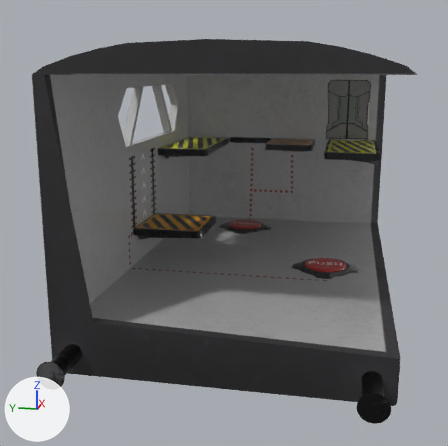
One commit to the OBJ model res/models/Levels/1/1level.obj: the scene before it, then after it.
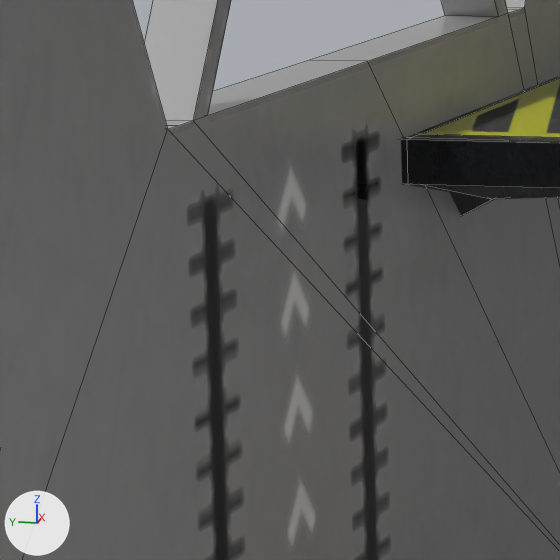
The first picture shows the older version from a 50 mm camera at (-15.63, -3.53, 5.43) aimed at (1.17, -0.18, 1.23). The close-ups show both versions on the part from 23% to 40% of the width and 29% to 46% of the height of that picture. The lights are fixed; the arrows at lower left show +X, +Y and +Z. The close-ups show mesh edges as thin lines. Where no turn or scale is listed for an object, it has been applied to the vertices.

The first close-up shows 'S_corner_platform', 'W_back_wall'.
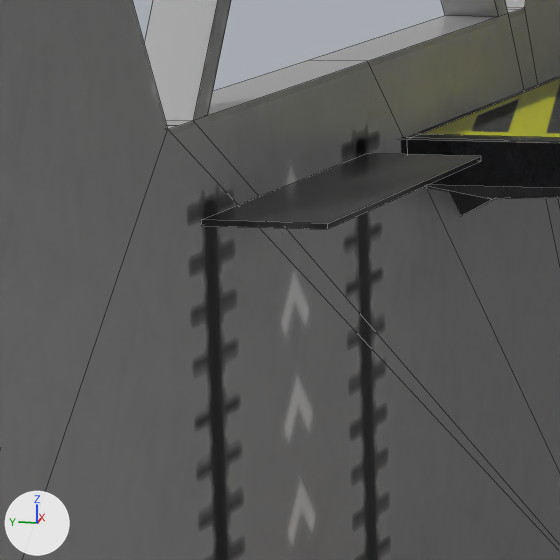
Boxes (x1, y1, x2, y2) around the edits, measured in the close-ups (560 x 560 px):
'T_01_platform_target', added: after (201, 153, 481, 229)

The edits, one by one:
Mesh me_t_01_platform_target is new.
It is a box spanning x 0.37..2.37, y 1.77..2.25, z 3.05..3.07.
It uses material mat_plytka.
Object 'T_01_platform_target' (ob_t_01_platform_target) is new; it shows me_t_01_platform_target.
Its location is (0.0, 0.0, 0.0).
